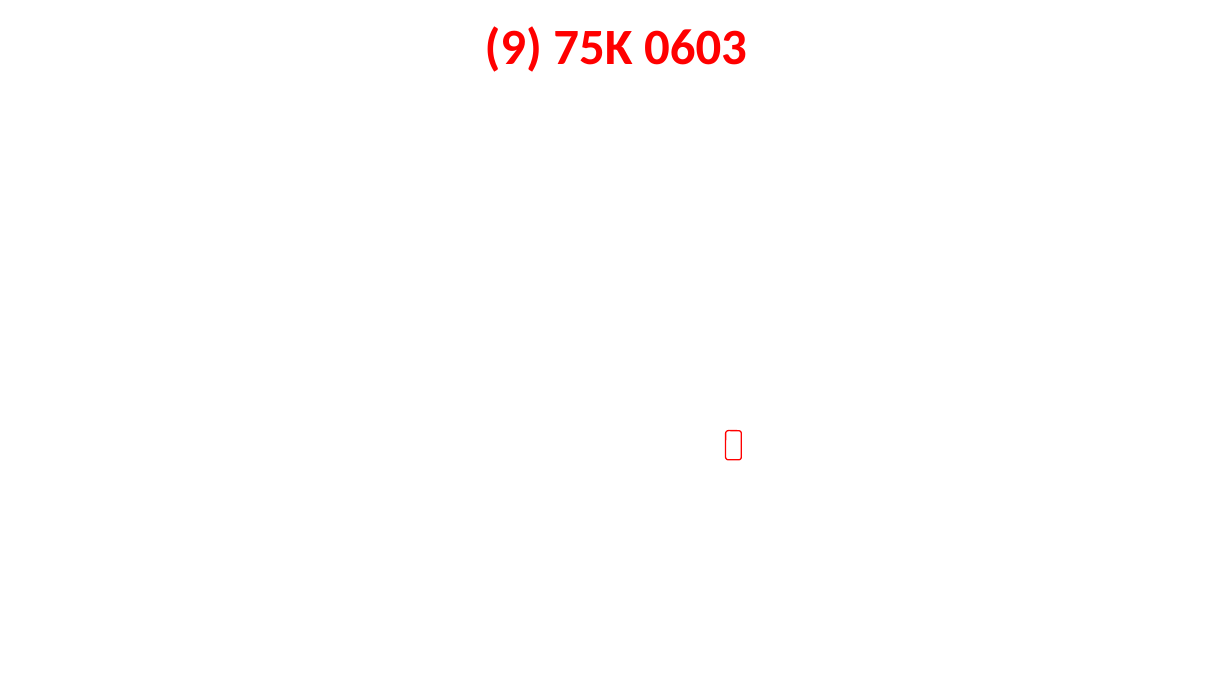
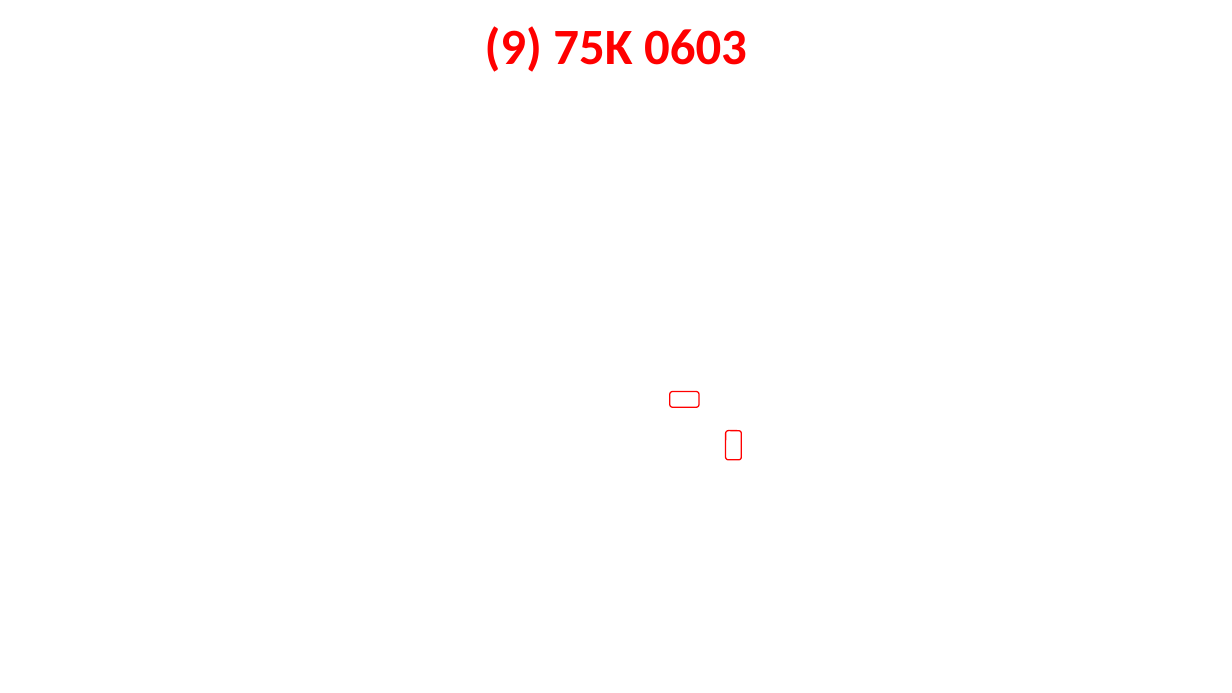
Before and after one commit to sampidevkit/PIC16FDevKit, a slide deck: slide 9 of HW/Product/Pick and Place/Asm.pptx. Drawn at 1232x693 pixels with LibreOffice and Linux fonts; fonts in the diff are those of the drawing; background and template pictures are left out. Boxes give left, top, right and bottom in pixels: in the first picture for what was removed or moved away, otherwise in the second. Text is boxed around its words. In the diff, an @@ line names an element or a change of style, - is before the commit and + after.

```diff
--- a/HW/Product/Pick and Place/Asm.pptx
+++ b/HW/Product/Pick and Place/Asm.pptx
@@ rounded rectangle added at (x1=670, y1=391, x2=699, y2=407), outline #FF0000 1 pt @@
```
